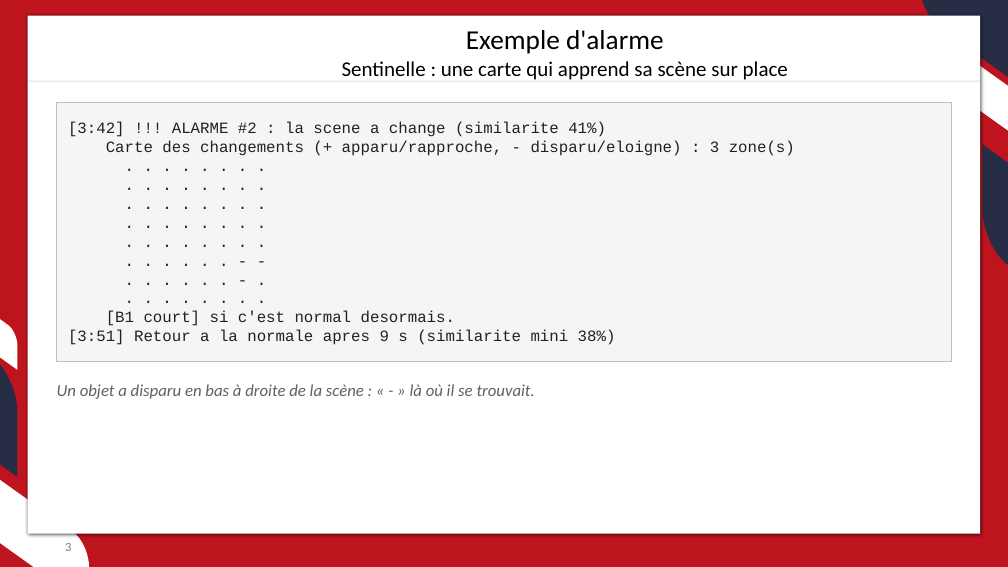
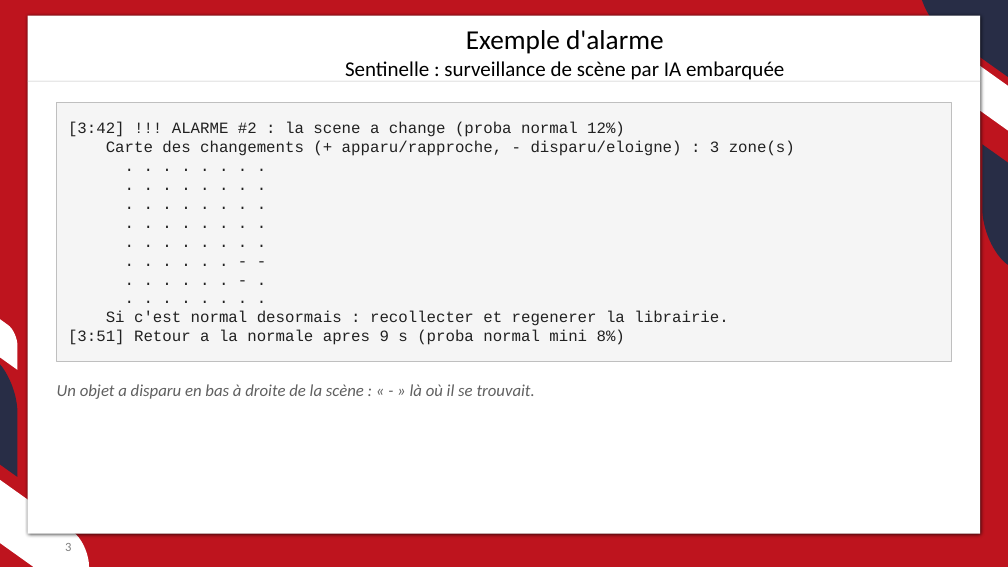
Before and after one commit to JC-Toussaint/ST_Phelma_Hackathon, a slide deck: slide 3 of sentinelle/sentinelle.pptx. Drawn at 1008x567 pixels with LibreOffice and Linux fonts; fonts in the diff are those of the drawing; background and template pictures are left out. Boxes give left, top, right and bottom in pixels: in the first picture for what was removed or moved away, otherwise in the second. Text is boxed around its words. In the diff, an @@ line names an element or a change of style, - is before the commit and + after.

```diff
--- a/sentinelle/sentinelle.pptx
+++ b/sentinelle/sentinelle.pptx
@@ text at [345,61,784,80]: text changed @@
-Sentinelle : une carte qui apprend sa scène sur place
+Sentinelle : surveillance de scène par IA embarquée
@@ text in rectangle at [68,122,625,137]: text changed @@
-[3:42] !!! ALARME #2 : la scene a change (similarite 41%)
+[3:42] !!! ALARME #2 : la scene a change (proba normal 12%)
@@ text in rectangle at [68,311,728,345]: text changed @@
-[B1 court] si c'est normal desormais.
-[3:51] Retour a la normale apres 9 s (similarite mini 38%)
+Si c'est normal desormais : recollecter et regenerer la librairie.
+[3:51] Retour a la normale apres 9 s (proba normal mini 8%)
```
Also in this commit, not shown: 20 other slides changed, 1 slide added, 1 slide removed, 8 other files.
